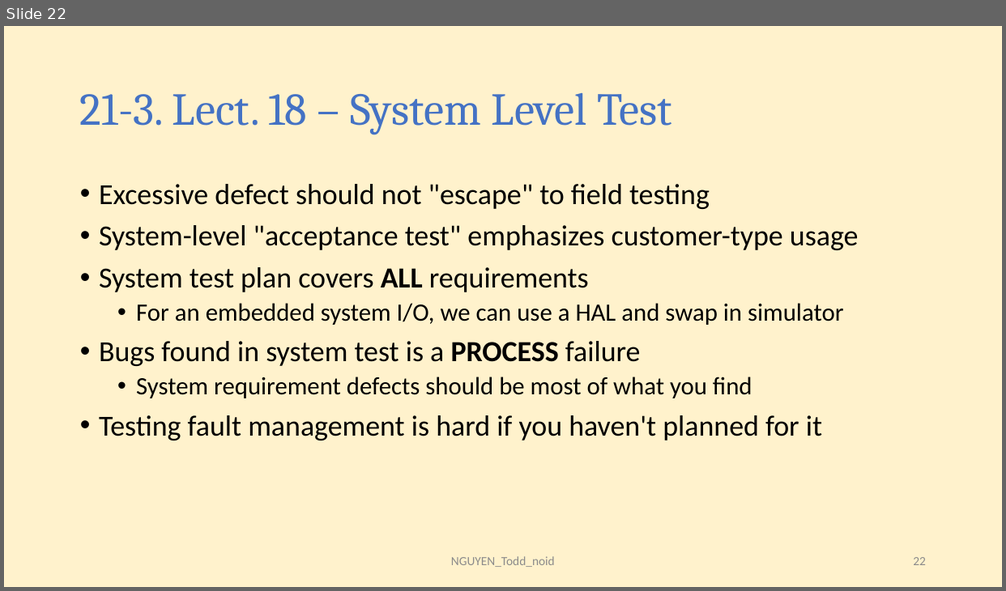
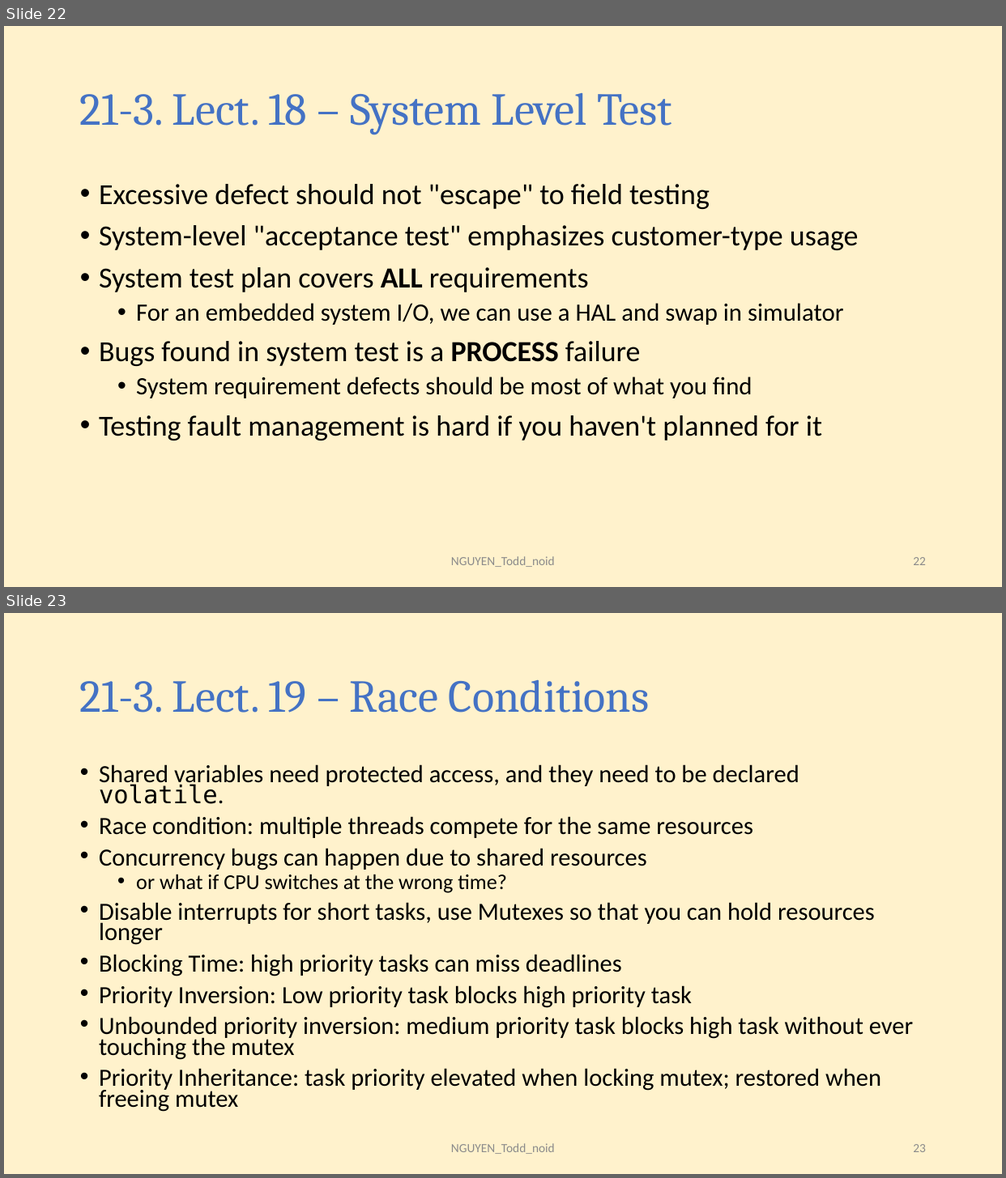
Before and after one commit to toddnguyen-gf/embedded-training, a slide deck: ece-18-642/lec-20-to-24/hw21/HW21_NGUYEN_Todd_noid.pptx. Shown one above the other, each under a label of ours: slide 22 before the commit, slides 22 and 23 after it. The pictures are 1006x591 and 1006x1178 pixels, drawn with LibreOffice and Linux fonts; fonts in the diff are those of the drawing. Boxes give left, top, right and bottom in pixels: in the first picture for what was removed or moved away, otherwise in the second. Text is boxed around its words. In the diff, an @@ line names an element or a change of style, - is before the commit and + after.

Commit message:
Finished with hw21

```diff
--- a/ece-18-642/lec-20-to-24/hw21/HW21_NGUYEN_Todd_noid.pptx
+++ b/ece-18-642/lec-20-to-24/hw21/HW21_NGUYEN_Todd_noid.pptx
@@ slide 23 added at bbox=[4, 613, 1002, 1174], background #FFF2CC @@
@@ title added at bbox=[80, 679, 650, 713], 44 pt, text #4472C4 @@
+21-3. Lect. 19 – Race Conditions
@@ text added at bbox=[99, 764, 913, 1112], 23.8 pt, text #000000 @@
+• Shared variables need protected access, and they need to be declared volatile.
+• Race condition: multiple threads compete for the same resources
+• Concurrency bugs can happen due to shared resources
+  • or what if CPU switches at the wrong time?
+• Disable interrupts for short tasks, use Mutexes so that you can hold resources longer
+• Blocking Time: high priority tasks can miss deadlines
+• Priority Inversion: Low priority task blocks high priority task
+• Unbounded priority inversion: medium priority task blocks high task without ever touching the mutex
+• Priority Inheritance: task priority elevated when locking mutex; restored when freeing mutex
@@ text added at bbox=[451, 1144, 555, 1154], 12 pt, text #8C8C8C @@
+NGUYEN_Todd_noid
@@ page number added at bbox=[913, 1144, 926, 1152], 12 pt, text #8C8C8C @@
+23
```
Also in this commit, not shown: 1 other slide added.
